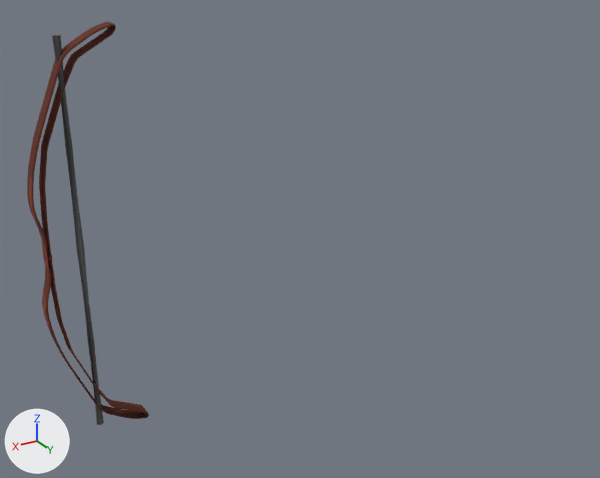
Renders of the FBX model Assets/prefab/Test/TestEntity/Entity/Tirreur/Arc.fbx from each side of a commit.
Before and after are seen from a 50 mm lens placed at (4.6, 17.28, 7.6), pointed at (-3.82, 3.25, 0.59). Arrows for +X, +Y and +Z are at lower left; the lights stay in place. Where no turn or scale is listed for an object, it has been applied to the vertices. Vertices at the same position are counted once.

Script lines for the objects in view, before the commit:
```python
me_cube = bpy.data.meshes.new('Cube')
me_cube.from_pydata(...)  # 1376 vertices, 1216 faces; spans x -1.21..0.97, y -0.19..0.19, z -4.9..4.9
me_cube.materials.append(mat_material)  # picture img_arctexture_png
me_cylinder = bpy.data.meshes.new('Cylinder')
me_cylinder.from_pydata(...)  # 160 vertices, 130 faces; spans x -0.09..0.09, y -0.09..0.09, z -4.73..4.73
me_cylinder.materials.append(mat_material_001)  # picture img_arctexture_png
ob_arc = bpy.data.objects.new('Arc', me_cube)
ob_arc.location = (0.0, 0.0, 0.0)
ob_corde = bpy.data.objects.new('Corde', me_cylinder)
ob_corde.location = (0.0, 0.0, 0.0)
```
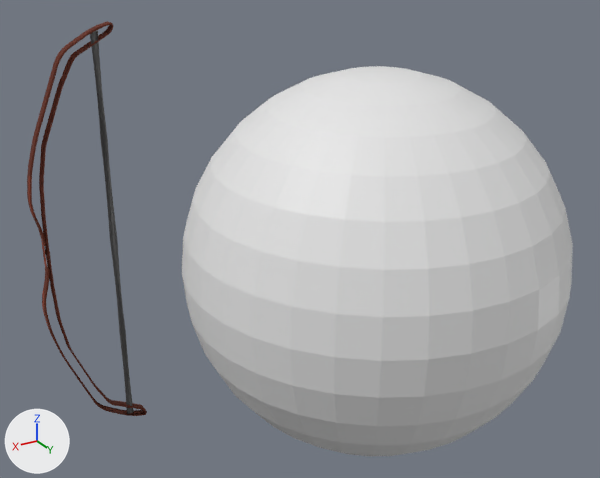
The newer file is also rescaled (x0.239), turned or shifted as a whole; pictures and numbers use the older file's frame.

Location of each change, [x1, y1, x2, y2] in pixels of the pictures (600 x 478 px):
```json
{"object": "Sphere", "change": "added", "after": [182, 66, 573, 456]}
{"object": "Arc", "change": "moved, rescaled", "before": [27, 22, 149, 419], "after": [27, 21, 147, 416]}
{"object": "Corde", "change": "mesh moved", "before": [52, 35, 104, 425], "after": [90, 31, 134, 414]}
```

Edits to the scene script, one JSON object a line:
```json
{"block": "me_cylinder", "where": "me_cylinder.from_pydata(...)  # 160 vertices, 130 faces; spans x -0.09..0.09, y -0.09..0.09, z -4.73..4.73"}
{"block": "me_cylinder", "where": "# used by ob_corde; location = (0.0, 0.0, 0.0)"}
{"block": "me_cylinder", "change": "me_cylinder part 1: the whole mesh is moved by (-0.81, -0.08, 0.0)"}
{"op": "add", "block": "me_sphere_001", "code": ["me_sphere_001 = bpy.data.meshes.new('Sphere.001')", "me_sphere_001.from_pydata(...)  # a UV sphere (32 segments, 16 rings, poles along z) spanning x -4.18..4.18, y -4.18..4.18, z -4.18..4.18"]}
{"op": "set", "path": "ob_arc.location", "old": "(0.0, 0.0, 0.0)", "new": "(0.0, -0.08, 0.0)"}
{"op": "set", "path": "ob_arc.scale", "old": "(1.0, 1.0, 1.0)", "new": "(1.0, 0.595, 1.0)"}
{"op": "add", "block": "ob_sphere", "code": ["ob_sphere = bpy.data.objects.new('Sphere', me_sphere_001)", "ob_sphere.location = (-5.36, 3.83, -0.06)"]}
```
